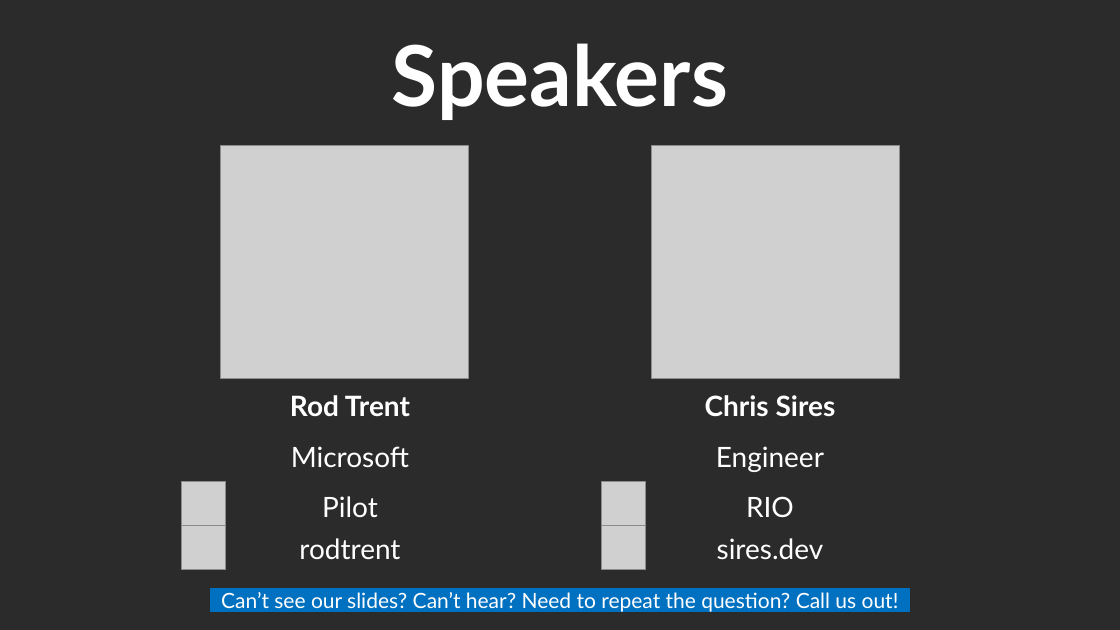
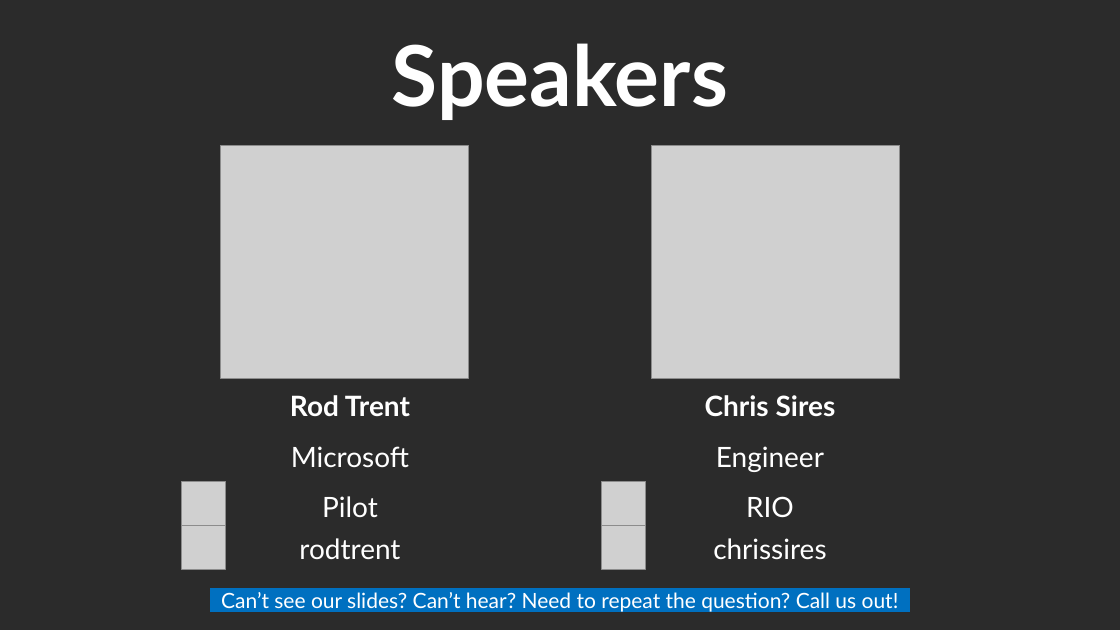
Before and after one commit to rod-trent/MMSMOA, a slide deck: slide 3 of SlideDecks/Using AI for Modern Threat Detection - MMS Midway 2026.pptx. Drawn at 1120x630 pixels with LibreOffice and Linux fonts; fonts in the diff are those of the drawing; grey boxes stand for pictures; background and template pictures are left out; a plain dark background stands for a picture behind light text. Boxes give left, top, right and bottom in pixels: in the first picture for what was removed or moved away, otherwise in the second. Text is boxed around its words. In the diff, an @@ line names an element or a change of style, - is before the commit and + after.

```diff
--- a/SlideDecks/Using AI for Modern Threat Detection - MMS Midway 2026.pptx
+++ b/SlideDecks/Using AI for Modern Threat Detection - MMS Midway 2026.pptx
@@ text at box(713, 538, 826, 560): text changed @@
-sires.dev
+chrissires
```
Also in this commit, not shown: 1 other file.
